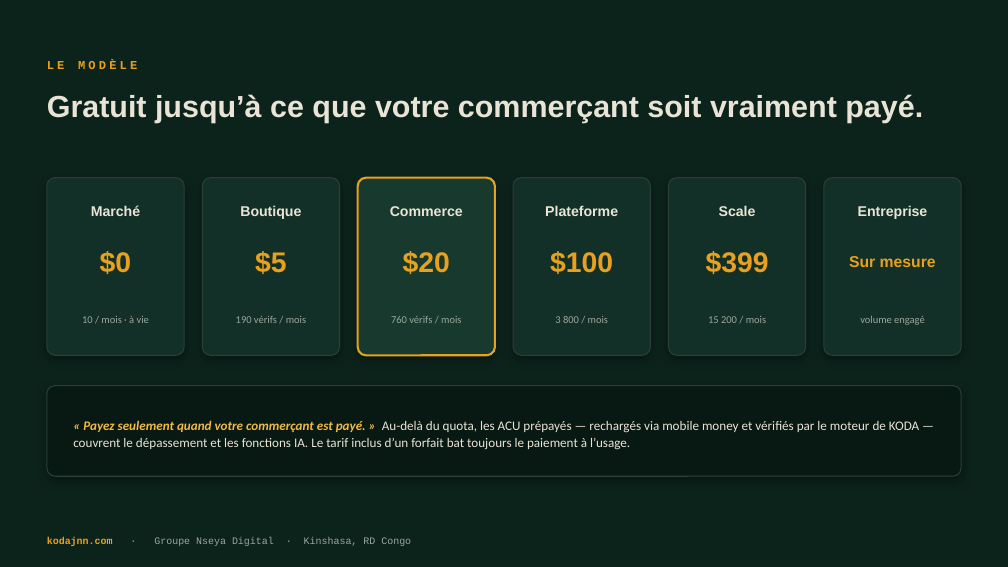
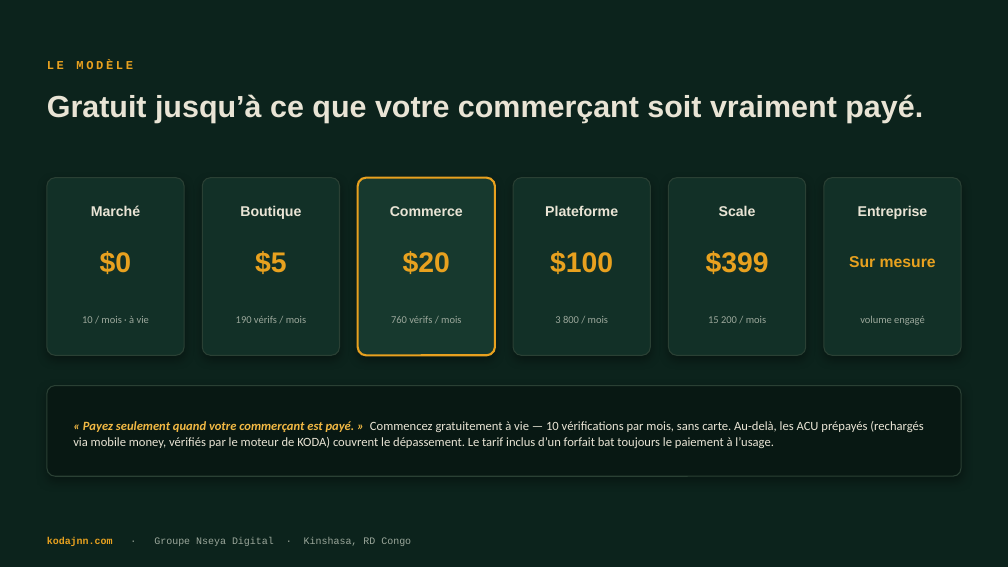
Before and after one commit to jnnseya-cpu/KODA, a slide deck: slide 11 of brand/KODA-deck-FR.pptx (slide 9 before the commit). Drawn at 1008x567 pixels with LibreOffice and Linux fonts; fonts in the diff are those of the drawing. Boxes give left, top, right and bottom in pixels: in the first picture for what was removed or moved away, otherwise in the second. Text is boxed around its words. In the diff, an @@ line names an element or a change of style, - is before the commit and + after.

```diff
--- a/brand/KODA-deck-FR.pptx
+++ b/brand/KODA-deck-FR.pptx
@@ text "LE MODÈLE" at (47,60,133,69): letter spacing 3 to 2.5 pt @@
@@ text at (73,421,923,448): text changed; size 12.5 to 12 pt @@
-« Payez seulement quand votre commerçant est payé. » Au-delà du quota, les ACU prépayés — rechargés via mobile money et vérifiés par le moteur de KODA — couvrent le dépassement et les fonctions IA. Le tarif inclus d’un forfait bat toujours le paiement à l’usage.
+« Payez seulement quand votre commerçant est payé. » Commencez gratuitement à vie — 10 vérifications par mois, sans carte. Au-delà, les ACU prépayés (rechargés via mobile money, vérifiés par le moteur de KODA) couvrent le dépassement. Le tarif inclus d’un forfait bat toujours le paiement à l’usage.
```
Also in this commit, not shown: 9 other slides changed, 3 slides added, 2 slides removed, 5 other files.
